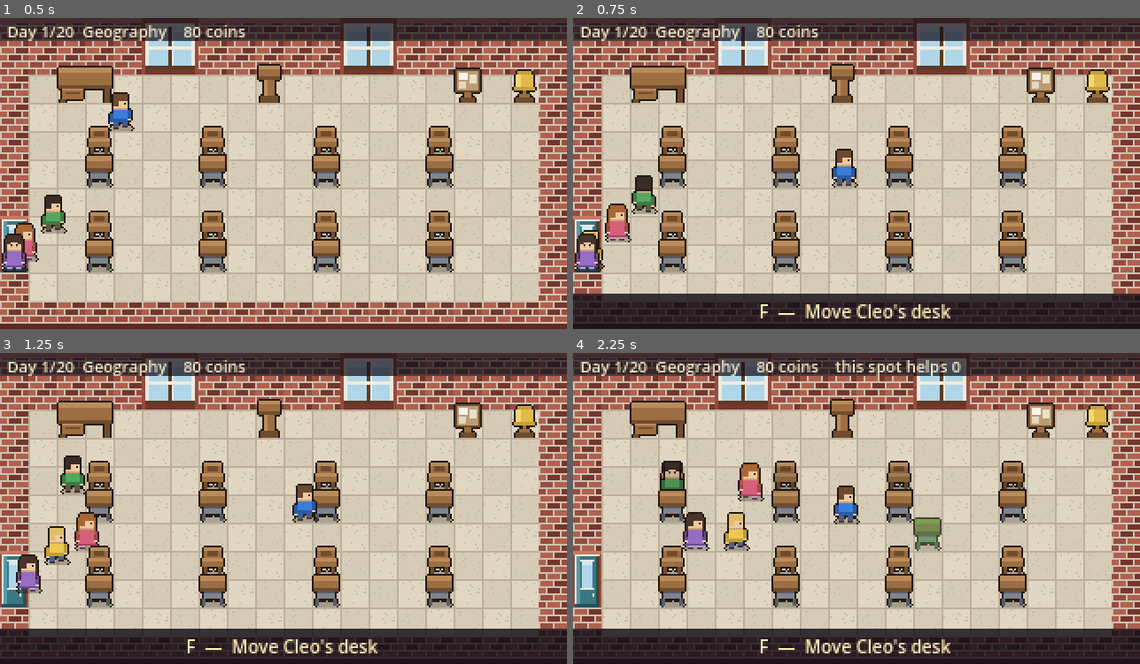
Above: before the commit, frames 1-4 (two rows, left to right).
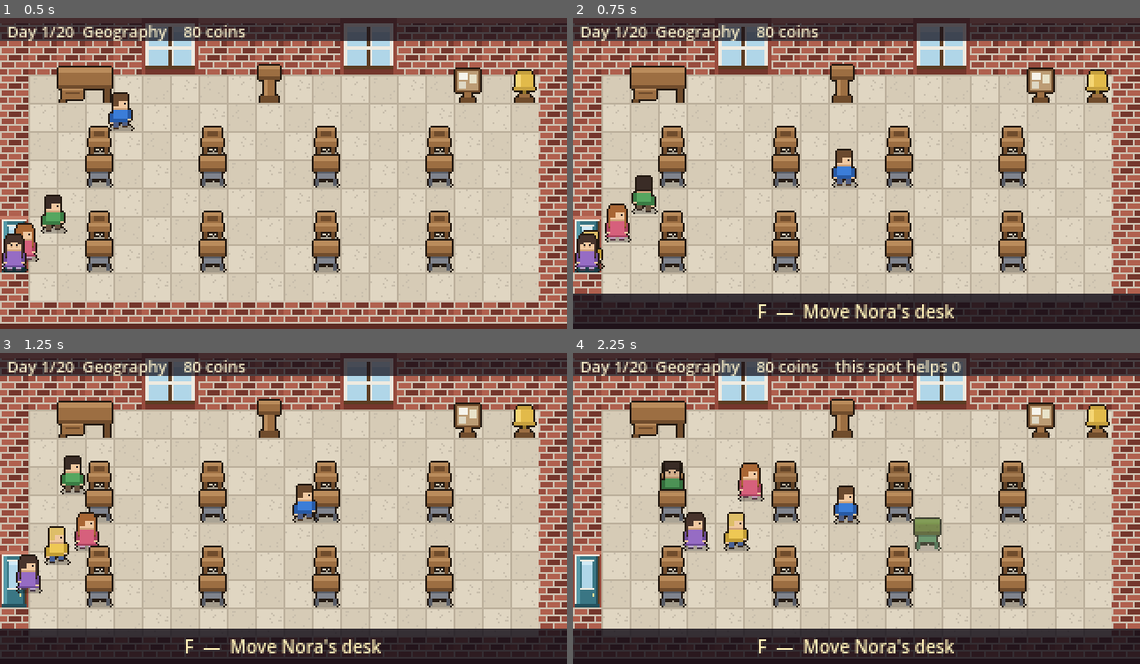
Above: after the commit, the same moments.

Repository: Mbottega16/EduSystem
Game: Godot game, scene res://tests/run.tscn
The game is run twice, just before and just after one commit, with the same random seed, the same clock (stepped at 60 frames per second) and the same inputs. This scene is started directly instead of the project's main scene.
Inputs:
- Up to frame 1 (0.5 s): no input
- Up to frame 2 (0.75 s): tap Enter at 0.5 s; hold D (move_right) from 0.53 s (still down); tap E (interact) at 0.6 s
- Up to frame 3 (1.25 s): keep holding D (move_right); tap Space at 0.77 s
- Up to frame 4 (2.25 s): release D (move_right) at 1.28 s; hold S (move_down) 1.28-2.03 s; tap E (interact) at 1.35 s; tap Space at 1.52 s; hold D (move_right) from 2.03 s (still down); tap F (manage) at 2.1 s

Frame 1 is identical in both runs. In frame 2, 0.8% of the frame differs, in the area x 32-68%, y 92-97%; in frame 3, 0.8%; in frame 4, 0.8%.

Commit message:
Traits: eight students become eight particular children
Aptitude and diligence say how WELL a child works. A trait says how they
behave while they do it, and therefore what you have to do about them.

Six of them, as data in balance.json: Quiet, Curious, Chatty, Steady,
Copies, Bright spark.

THE RULE FOR ADDING ONE, and the suite enforces it: a trait must reach into
the work model or the seating. A trait that only prints a sentence on the
class list is decoration, and decoration is what teaches a player to stop
reading the list. Every one of these has a hook, and a test walks the table
asserting that none of them is only flavour text.

The two that change how you PLAY rather than how fast a number moves:

- Quiet holds the "?" back for a few seconds. The bubble is this game's
  scan-the-room signal, so a child who withholds it means scanning is no
  longer the whole of the job -- you have to actually know your class. The
  status strip counts what you can SEE, not what is true, so the HUD never
  quietly knows more than the room does.
- Chatty drags whoever sits NEXT TO THEM off task, read from the live
  seating. That is what finally makes a seating plan a decision rather than
  decoration, and it is why the desks became movable.

Neighbours are computed from the LAYOUT, not from seat_index -- desks can
be anywhere now, so "the next one along" is not a fact about an index.
Orthogonal only: if diagonals counted, every desk in a block would be
everyone's neighbour and where you sat someone would stop mattering.

Curious is a trade rather than a drawback: they get stuck more often AND
get more out of every answer.

The file shows the trait's own sentence in place of the generic pace line,
because "will not say when they are lost" tells you what to do and "works
at a steady pace" does not. Still prose, never a number.

657 assertions. Contract still C / C / A.

Co-Authored-By: Claude Opus 5 <noreply@anthropic.com>

Diff:
--- a/data/balance.json
+++ b/data/balance.json
@@ -487,5 +487,39 @@
     "comfort",
     "decor"
   ],
-  "_items_note": "'teaches' means owning the item unlocks that concept outright -- which is what finally ties the furniture you buy to the curriculum. 'needs' gates an item behind a concept you must already know, so the shop grows as you teach rather than only as you earn."
+  "_items_note": "'teaches' means owning the item unlocks that concept outright -- which is what finally ties the furniture you buy to the curriculum. 'needs' gates an item behind a concept you must already know, so the shop grows as you teach rather than only as you earn.",
+  "traits": {
+    "_note": "One per child, rolled at enrolment and never changed. Every trait has a real mechanical hook -- a trait that only shows up as a line of text on the class list is decoration, and decoration is what makes a player stop reading the list. 'blurb' is what the file says about them; the player is never told the numbers.",
+    "quiet": {
+      "name": "Quiet",
+      "blurb": "Will not say when they are lost.",
+      "hide_seconds": 6.0
+    },
+    "curious": {
+      "name": "Curious",
+      "blurb": "Asks about everything. Gets stuck more, learns more.",
+      "stall_mult": 1.35,
+      "help_xp_mult": 2.0
+    },
+    "chatty": {
+      "name": "Chatty",
+      "blurb": "Talks to whoever is sitting next to them.",
+      "neighbour_stall_mult": 1.5
+    },
+    "steady": {
+      "name": "Steady",
+      "blurb": "Quietly gets on with it.",
+      "stall_mult": 0.7
+    },
+    "copier": {
+      "name": "Copies",
+      "blurb": "Leans over at the first sign of trouble.",
+      "copy_from_neighbour": true
+    },
+    "bright": {
+      "name": "Bright spark",
+      "blurb": "Finishes early and helps the next desk along.",
+      "helps_neighbour": 0.35
+    }
+  }
 }
--- a/scripts/autoload/game.gd
+++ b/scripts/autoload/game.gd
@@ -130,6 +130,7 @@
 	var strands := Curriculum.strands()
 	s.favourite = strands[rng.randi_range(0, strands.size() - 1)] \
 		if not strands.is_empty() else "math"
+	s.trait_id = Traits.roll(rng)
 	s.seat_index = _lowest_free_seat()
 	roster.append(s)
 	roster_changed.emit()
@@ -169,6 +170,26 @@
 		if s.id == sid:
 			return s
 	return null
+
+
+## Whoever is sitting at an ADJACENT desk, read from the live seating.
+##
+## Orthogonal neighbours only, and it asks the LAYOUT rather than assuming a
+## grid of rows -- desks can be moved anywhere now, so "the next one along"
+## is no longer a fact about seat_index. Two desks pushed together are
+## neighbours; the same two moved apart are not.
+func neighbours_of(s: StudentData) -> Array[StudentData]:
+	var out: Array[StudentData] = []
+	if s == null or s.seat_index < 0:
+		return out
+	var here: Vector2i = Layout.seat(s.seat_index)
+	for other: StudentData in roster:
+		if other == s or other.seat_index < 0:
+			continue
+		var there: Vector2i = Layout.seat(other.seat_index)
+		if absi(there.x - here.x) + absi(there.y - here.y) <= 1:
+			out.append(other)
+	return out
 
 
 func student_in_seat(seat: int) -> StudentData:
--- a/scripts/data/balance.gd
+++ b/scripts/data/balance.gd
@@ -115,6 +115,7 @@
 
 # --- items -------------------------------------------------------------
 static var items: Dictionary = {}
+static var traits: Dictionary = {}
 static var item_order: Array = []
 static var item_categories: Array = []
 
@@ -194,6 +195,8 @@
 	stu_ready_level = int(st.get("ready_level", stu_ready_level))
 	stu_hold_grace = int(st.get("hold_grace_levels", stu_hold_grace))
 
+	traits = d.get("traits", {})
+
 	var cn: Dictionary = d.get("concepts", {})
 	concept_bonus = float(cn.get("bonus", concept_bonus))
 	concept_bonus_cap = float(cn.get("bonus_cap", concept_bonus_cap))
--- a/scripts/data/student_data.gd
+++ b/scripts/data/student_data.gd
@@ -26,6 +26,15 @@
 ## The one subject this student is good at. Gives the day's subject a
 ## reason to exist beyond being a label.
 var favourite: String = ""
+
+## How they behave while they work — see scripts/data/traits.gd. Aptitude
+## says how well they do it; this says what you have to DO about them.
+var trait_id: String = ""
+
+## Seconds this child has been stuck without letting on. A Quiet student
+## hides it for a while, which is the whole point of them: you cannot
+## triage by scanning for bubbles alone.
+var _hidden_for: float = 0.0
 
 # --- per-lesson, reset by reset_lesson() ------------------------------
 var work_state: int = Work.NONE
@@ -157,6 +166,7 @@
 	quiz_score = -1.0
 	quiz_flagged = false
 	_since_stall = 0.0
+	_hidden_for = 0.0
 
 
 # ---------------------------------------------------------------- quiz
@@ -251,6 +261,10 @@
 	if work_state != Work.WORKING:
 		return false
 	if is_struggling():
+		# Count how long they have sat there without letting on. A Quiet
+		# child withholds the "?" for a few seconds, which is what stops
+		# scanning the room for bubbles from being the whole of the job.
+		_hidden_for += delta
 		return false                      # frozen until someone helps
 
 	work_timer -= delta
@@ -266,6 +280,7 @@
 		if rng.randf() < stall_chance() * delta:
 			confusion = 1.0
 			_since_stall = 0.0
+			_hidden_for = 0.0
 	return false
 
 
@@ -279,7 +294,33 @@
 	if favourite != "" and favourite == Game.lesson_strand():
 		c *= (1.0 - Balance.affinity_bonus)      # on a good day for them
 	c *= Game.event_stall_multiplier()
+	c *= Traits.value(trait_id, "stall_mult", 1.0)
+	# Somebody chatty at the next desk drags this one off task too. It is
+	# the reason a seating plan is a decision rather than decoration.
+	c *= neighbour_stall_multiplier()
 	return c
+
+
+## What the desks either side are doing to this child's concentration.
+##
+## Read from the LIVE seating, so moving a desk changes it immediately and
+## the effect of a rearrangement is visible in the same lesson.
+func neighbour_stall_multiplier() -> float:
+	var mult := 1.0
+	for other: StudentData in Game.neighbours_of(self):
+		mult *= Traits.value(other.trait_id, "neighbour_stall_mult", 1.0)
+	return mult
+
+
+## Is this child visibly stuck, or hiding it?
+##
+## The "?" bubble is the game's scan-the-room signal, and a Quiet student
+## withholding it for a few seconds is what stops scanning being the whole
+## of the job -- you have to actually know your class.
+func is_visibly_struggling() -> bool:
+	if not is_struggling():
+		return false
+	return _hidden_for >= Traits.value(trait_id, "hide_seconds", 0.0)
 
 
 ## Award XP and apply any levels it earns. Returns levels gained.
@@ -356,9 +397,12 @@
 		return false
 	confusion = 0.0
 	_since_stall = 0.0
+	_hidden_for = 0.0
 	helps_received += 1
 	helps_total += 1
-	add_xp(Balance.stu_xp_per_help)
+	# A child who asks about everything gets more out of being answered.
+	add_xp(int(round(float(Balance.stu_xp_per_help)
+		* Traits.value(trait_id, "help_xp_mult", 1.0))))
 	return true
 
 
@@ -381,7 +425,7 @@
 		"seat_index": seat_index, "aptitude": aptitude, "diligence": diligence,
 		"hw_state": hw_state, "hw_true_accuracy": hw_true_accuracy,
 		"hw_player_verdict": hw_player_verdict, "misjudged": misjudged,
-		"favourite": favourite,
+		"favourite": favourite, "trait": trait_id,
 		"joined_day": joined_day, "helps_total": helps_total,
 		"xp": xp, "level": level, "coached": coached,
 		"hw_set_total": hw_set_total, "hw_done_total": hw_done_total,
@@ -403,6 +447,7 @@
 	s.hw_player_verdict = int(d.get("hw_player_verdict", -1))
 	s.misjudged = bool(d.get("misjudged", false))
 	s.favourite = String(d.get("favourite", ""))
+	s.trait_id = String(d.get("trait", ""))
 	s.joined_day = int(d.get("joined_day", 1))
 	s.xp = int(d.get("xp", 0))
 	s.level = int(d.get("level", 1))
--- /dev/null
+++ b/scripts/data/traits.gd
@@ -0,0 +1,60 @@
+class_name Traits
+extends RefCounted
+
+## What makes one child different from another.
+##
+## Aptitude and diligence say how WELL a student works. A trait says how they
+## behave while they do it, and therefore what you have to do about them --
+## which is the part that turns eight rows on a list into eight people.
+##
+## THE RULE FOR ADDING ONE: it must change what the player does. A trait that
+## only prints a sentence on the class list is decoration, and decoration is
+## what teaches a player to stop reading the list. Every trait here has a
+## hook in the work model, the seating, or both.
+##
+## Loaded from data/balance.json like everything else tunable.
+
+
+static func all() -> Dictionary:
+	Balance.ensure_loaded()
+	return Balance.traits
+
+
+static func ids() -> Array:
+	var out: Array = []
+	for k: String in all().keys():
+		if not k.begins_with("_"):
+			out.append(k)
+	out.sort()          # deterministic: the roll must not depend on key order
+	return out
+
+
+static func get_def(id: String) -> Dictionary:
+	return all().get(id, {})
+
+
+static func name_of(id: String) -> String:
+	return String(get_def(id).get("name", ""))
+
+
+static func blurb(id: String) -> String:
+	return String(get_def(id).get("blurb", ""))
+
+
+## A number off a trait, or `fallback` if this child has not got it.
+static func value(id: String, key: String, fallback: float) -> float:
+	var d := get_def(id)
+	return float(d[key]) if d.has(key) else fallback
+
+
+static func has_flag(id: String, key: String) -> bool:
+	return bool(get_def(id).get(key, false))
+
+
+## Roll one for a new arrival. Uses the run's seeded rng like every other
+## random decision in this project.
+static func roll(rng: RandomNumberGenerator) -> String:
+	var list := ids()
+	if list.is_empty():
+		return ""
+	return String(list[rng.randi_range(0, list.size() - 1)])
--- a/scripts/ui/hud.gd
+++ b/scripts/ui/hud.gd
@@ -333,6 +333,10 @@
 	for i in Game.roster.size():
 		var s: StudentData = Game.roster[i]
 		var notes: Array[String] = []
+		# The trait first: it is the note that changes what you DO.
+		var tname := Traits.name_of(s.trait_id)
+		if tname != "":
+			notes.append(tname.to_lower())
 		if s.aptitude >= 0.65:
 			notes.append("quick")
 		elif s.aptitude <= 0.4:
@@ -467,7 +471,16 @@
 	return line
 
 
+## How this child works, in one line.
+##
+## The TRAIT wins when there is one, because it is the more useful sentence:
+## "will not say when they are lost" tells you what to do about them, and
+## "works at a steady pace" does not. Pace is still shown when there is no
+## trait to say anything better.
 func _ability_line(s: StudentData) -> String:
+	var blurb := Traits.blurb(s.trait_id)
+	if blurb != "":
+		return blurb
 	if s.aptitude >= 0.65:
 		return "Picks things up quickly."
 	if s.aptitude <= 0.40:
--- a/tests/run.gd
+++ b/tests/run.gd
@@ -128,6 +128,7 @@
 	await test_panels_fit()
 	await test_systems_together()
 	await test_a_whole_day()
+	test_traits()
 	await test_overlays()
 	await test_marking()
 	await test_shop()
@@ -2215,6 +2216,147 @@
 	chk("tomorrow has begun", Game.phase == Game.Phase.MORNING, Game.phase)
 
 
+func test_traits() -> void:
+	section("WHAT MAKES ONE CHILD DIFFERENT")
+	Balance.ensure_loaded()
+	Game.new_run(SEED)
+
+	chk("there are traits to have", Traits.ids().size() >= 4, Traits.ids().size())
+	chk("the roll order is stable, not dictionary order", (func() -> bool:
+		var a := Traits.ids()
+		var b := Traits.ids()
+		return a == b and a == a.duplicate()).call())
+
+	# THE RULE. A trait that only prints a sentence is decoration, and
+	# decoration teaches a player to stop reading the screen it is on. Every
+	# one of these has to reach into the work model, the seating, or both.
+	chk("every trait has a name and a blurb", (func() -> bool:
+		for id: String in Traits.ids():
+			if Traits.name_of(id) == "" or Traits.blurb(id) == "":
+				return false
+		return true).call())
+	chk("and every one of them actually DOES something", (func() -> bool:
+		var hooks := ["stall_mult", "help_xp_mult", "hide_seconds",
+			"neighbour_stall_mult", "copy_from_neighbour", "helps_neighbour"]
+		for id: String in Traits.ids():
+			var found := false
+			for h: String in hooks:
+				if Traits.get_def(id).has(h):
+					found = true
+			if not found:
+				return false
+		return true).call())
+
+	chk("everybody gets one when they arrive", (func() -> bool:
+		for s: StudentData in Game.roster:
+			if s.trait_id == "" or not Traits.ids().has(s.trait_id):
+				return false
+		return true).call())
+	chk("and a class is not all the same one", (func() -> bool:
+		while Game.enrol() != null:
+			pass
+		var seen := {}
+		for s: StudentData in Game.roster:
+			seen[s.trait_id] = true
+		return seen.size() >= 2).call())
+
+	# --- the hooks, one at a time ---
+	Game.new_run(SEED)
+	var a := StudentData.new()
+	a.aptitude = 0.5
+	var b := StudentData.new()
+	b.aptitude = 0.5
+	a.trait_id = "steady"
+	b.trait_id = "curious"
+	chk("a steady child stalls less often than a curious one",
+		a.stall_chance() < b.stall_chance(),
+		"%.4f vs %.4f" % [a.stall_chance(), b.stall_chance()])
+
+	# Curious costs you time and pays it back: they get stuck more, and each
+	# answer is worth more to them. That is the trade, not a drawback.
+	var c := StudentData.new()
+	c.trait_id = "curious"
+	c.confusion = 1.0
+	var xp_before := c.xp
+	c.help()
+	var plain := StudentData.new()
+	plain.trait_id = "steady"
+	plain.confusion = 1.0
+	var plain_before := plain.xp
+	plain.help()
+	chk("and gets more out of being answered",
+		c.xp - xp_before > plain.xp - plain_before,
+		"%d vs %d" % [c.xp - xp_before, plain.xp - plain_before])
+
+	# --- Quiet: stuck, but not showing it ---
+	var q := StudentData.new()
+	q.trait_id = "quiet"
+	q.work_state = StudentData.Work.WORKING
+	q.work_timer = 10.0
+	q.confusion = 1.0
+	chk("a quiet child who is stuck really is stuck", q.is_struggling())
+	chk("but does not show it at first", not q.is_visibly_struggling())
+	for i in 60 * 8:
+		q.tick_work(1.0 / 60.0, null)
+	chk("they show it eventually, so nobody is lost forever",
+		q.is_visibly_struggling())
+	q.help()
+	chk("and helping clears the hiding too", not q.is_visibly_struggling())
+
+	var loud := StudentData.new()
+	loud.trait_id = "steady"
+	loud.confusion = 1.0
+	chk("everyone else shows it the moment it happens",
+		loud.is_visibly_struggling())
+
+	# --- Chatty: it is about WHERE they sit ---
+	Game.new_run(SEED)
+	var s0: StudentData = Game.roster[0]
+	var s1: StudentData = Game.roster[1]
+	s0.trait_id = "steady"
+	s1.trait_id = "chatty"
+	# park them far apart, then next to each other
+	Layout.set_seats([Vector2i(3, 4), Vector2i(15, 7), Vector2i(11, 4),
+		Vector2i(15, 4), Vector2i(3, 7), Vector2i(7, 7), Vector2i(11, 7),
+		Vector2i(7, 4)])
+	var apart := s0.stall_chance()
+	chk("across the room, they are not neighbours",
+		Game.neighbours_of(s0).is_empty(), Game.neighbours_of(s0).size())
+
+	Layout.set_seats([Vector2i(3, 4), Vector2i(4, 4), Vector2i(11, 4),
+		Vector2i(15, 4), Vector2i(3, 7), Vector2i(7, 7), Vector2i(11, 7),
+		Vector2i(7, 4)])
+	chk("sat next to each other, they are", Game.neighbours_of(s0).has(s1))
+	chk("and the chatty one drags the other off task",
+		s0.stall_chance() > apart,
+		"%.4f -> %.4f" % [apart, s0.stall_chance()])
+	chk("which is the whole reason a seating plan is a decision",
+		s0.neighbour_stall_multiplier() > 1.0)
+
+	# a desk diagonally away is NOT next to you -- otherwise every desk in a
+	# block would be everyone's neighbour and seating would stop mattering
+	Layout.set_seats([Vector2i(3, 4), Vector2i(4, 5), Vector2i(11, 4),
+		Vector2i(15, 4), Vector2i(3, 7), Vector2i(7, 7), Vector2i(11, 7),
+		Vector2i(7, 4)])
+	chk("diagonals do not count", not Game.neighbours_of(s0).has(s1))
+	Layout.reset_seats()
+
+	# --- it is theirs, so it is saved ---
+	Game.new_run(SEED)
+	var who: String = Game.roster[0].display_name
+	var what: String = Game.roster[0].trait_id
+	Game.save_game()
+	Game.new_run(1)
+	Game.load_game()
+	chk("a trait survives a save", (func() -> bool:
+		for s: StudentData in Game.roster:
+			if s.display_name == who:
+				return s.trait_id == what
+		return false).call())
+	Game.delete_save()
+	Game.new_run(SEED)
+
+
 func test_overlays() -> void:
 	section("OVERLAYS")
 	var hud := _hud()
@@ -3248,9 +3390,15 @@
 	chk("a student's file never shows a raw ability number",
 		not hud.body.text.contains("0."), hud.body.text)
 	chk("nor a percentage", not hud.body.text.contains("%"), hud.body.text)
-	chk("it describes their ability in words",
-		hud.body.text.contains("quickly") or hud.body.text.contains("steady")
-		or hud.body.text.contains("longer"), hud.body.text)
+	# How they work, in words. A child with a TRAIT gets the trait's own
+	# sentence instead of the generic pace line, because it is the more
+	# useful one -- "will not say when they are lost" tells you what to do,
+	# "works at a steady pace" does not. Either way it is prose.
+	chk("it describes how they work in words", (func() -> bool:
+		if hud.body.text.contains("quickly") or hud.body.text.contains("steady") 				or hud.body.text.contains("longer"):
+			return true
+		return s0.trait_id != "" and hud.body.text.contains(
+			Traits.blurb(s0.trait_id))).call(), hud.body.text)
 	chk("it reports homework as a word, not a fraction",
 		hud.body.text.contains("most") or hud.body.text.contains("about half")
 		or hud.body.text.contains("all"), hud.body.text)
Not shown, added: scripts/data/traits.gd.uid
